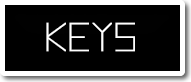
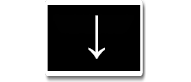
Layered file, before and after one edit (191x82). Changes by layer:
added group "Keys" (1st of 2) with 7 layers above "Keys" over [left=0, top=0, right=191, bottom=82]
added layer "↓" in group "Keys" over [left=88, top=15, right=105, bottom=59]
added layer "Camada 1 copiar 2" in group "Keys" over [left=45, top=0, right=146, bottom=82]
hid "Keys" (2nd of 2) over [left=46, top=22, right=135, bottom=52]
hid "Camada 1 copiar" over [left=0, top=0, right=191, bottom=82]
